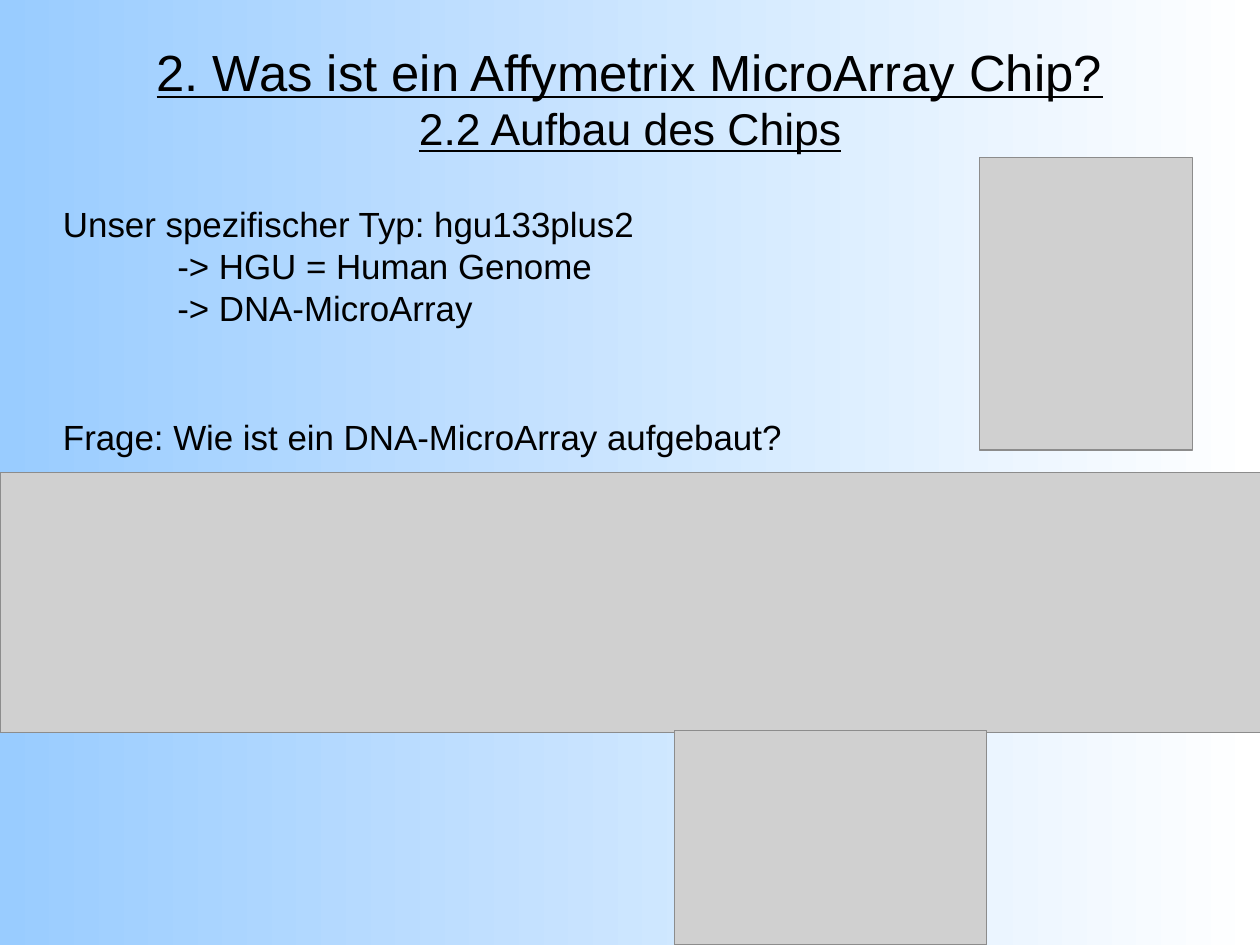
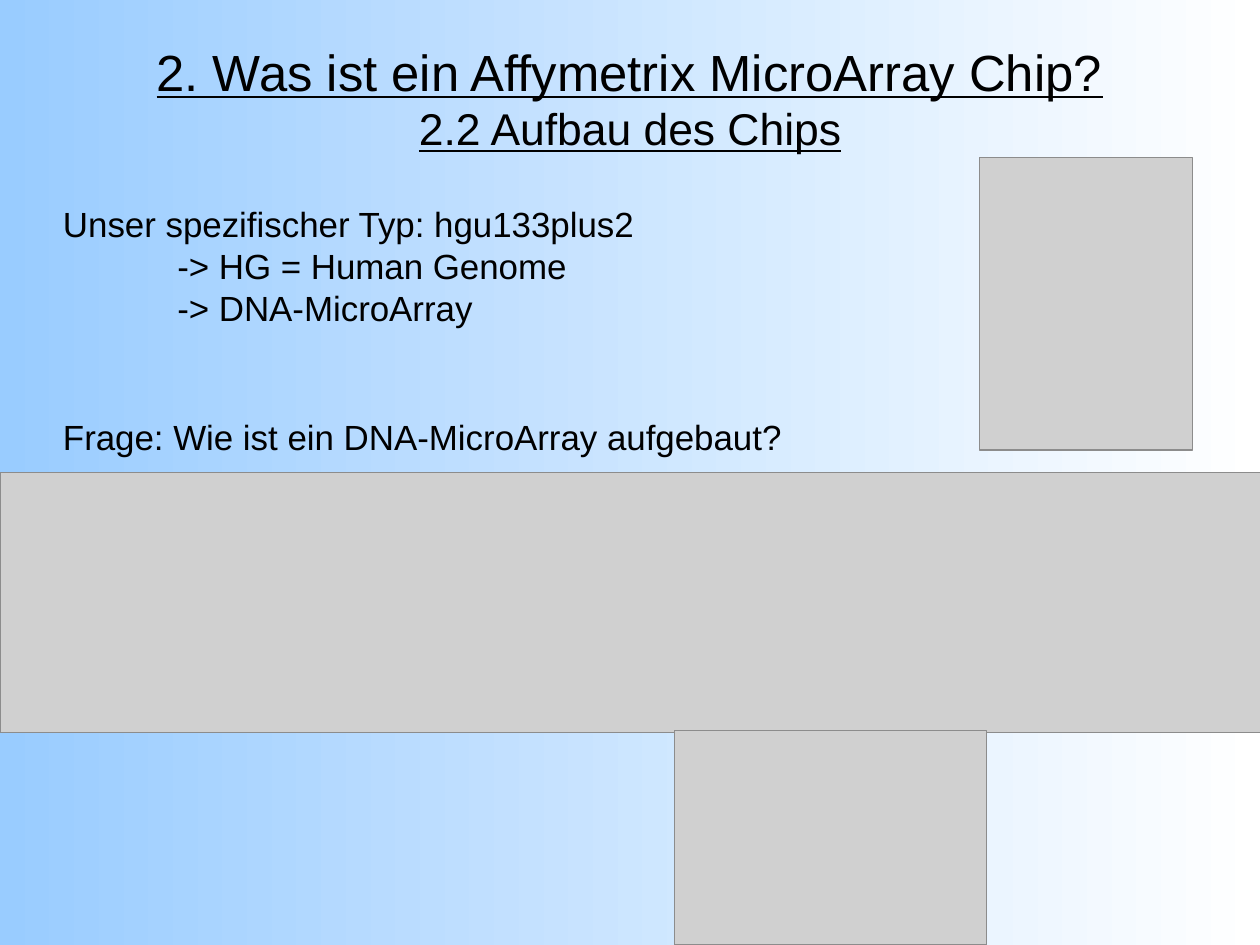
Before and after one commit to emmkey/GenEx, a slide deck: slide 5 of W1 Praesentation.odp. Drawn at 1260x945 pixels with LibreOffice and Linux fonts; fonts in the diff are those of the drawing; grey boxes stand for pictures. Boxes give left, top, right and bottom in pixels: in the first picture for what was removed or moved away, otherwise in the second. Text is boxed around its words. In the diff, an @@ line names an element or a change of style, - is before the commit and + after.

```diff
--- a/W1 Praesentation.odp
+++ b/W1 Praesentation.odp
@@ text at [63,211,634,328]: text changed @@
-Unser spezifischer Typ: hgu133plus2
--> HGU = Human Genome
--> DNA-MicroArray
+Unser spezifischer Typ: hgu133plus2
+-> HG = Human Genome
+-> DNA-MicroArray
```
Also in this commit, not shown: 6 other slides changed, 2 slides removed.
